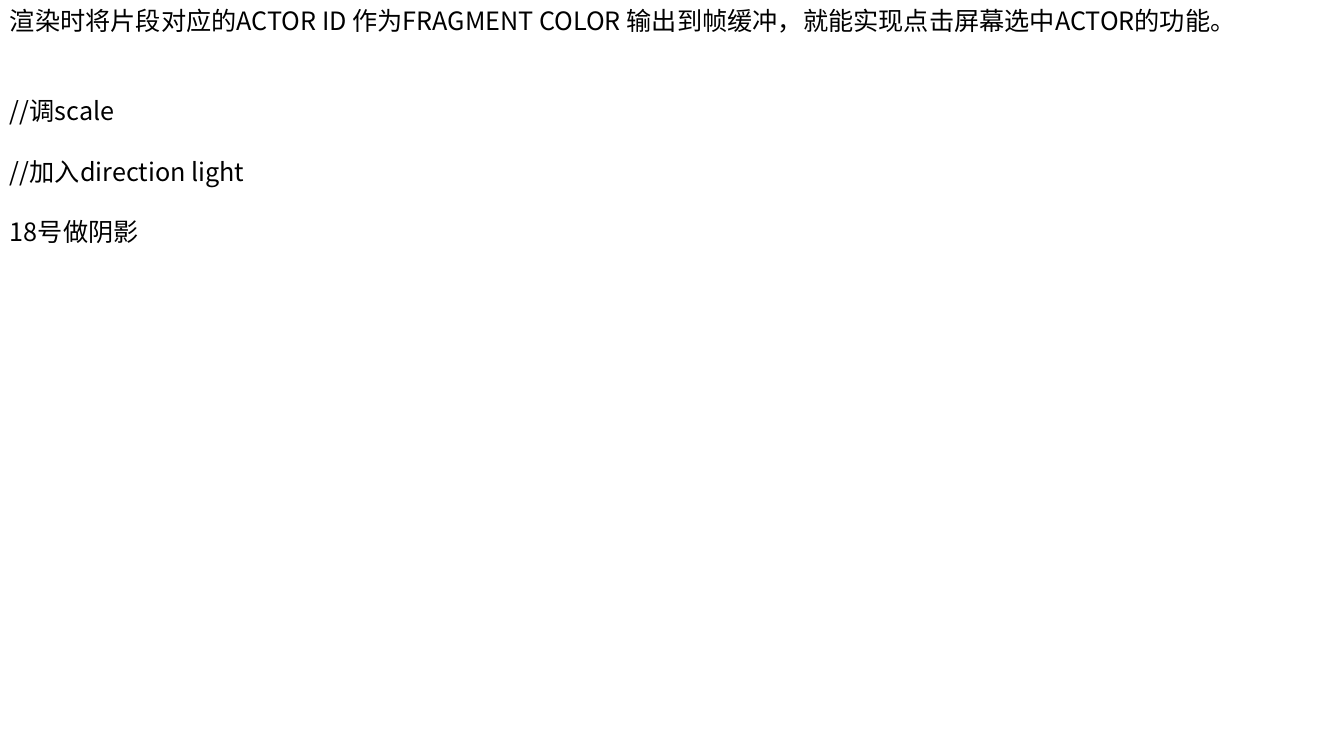
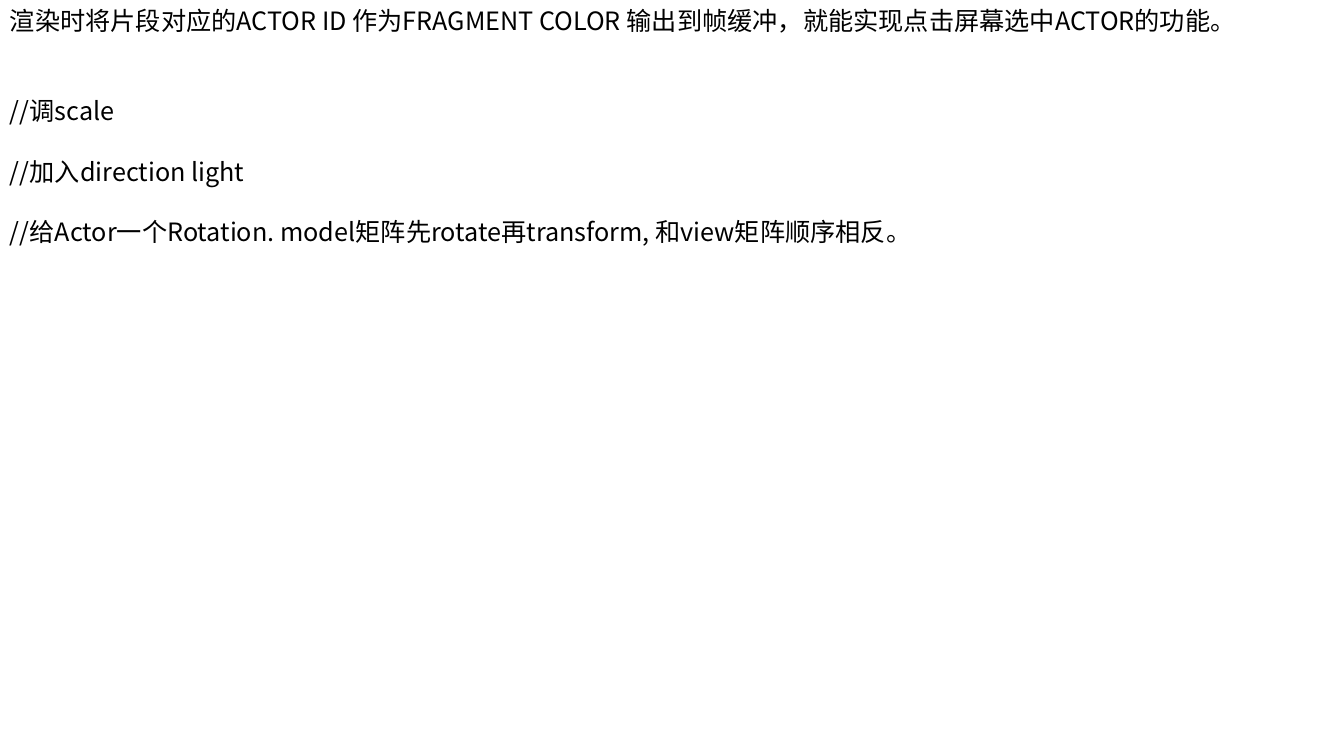
Before and after one commit to huangshansong/Hazel, a slide deck: slide 18 of 未来修改.pptx. Drawn at 1344x756 pixels with LibreOffice and Linux fonts; fonts in the diff are those of the drawing. Boxes give left, top, right and bottom in pixels: in the first picture for what was removed or moved away, otherwise in the second. Text is boxed around its words. In the diff, an @@ line names an element or a change of style, - is before the commit and + after.

```diff
--- a/未来修改.pptx
+++ b/未来修改.pptx
@@ text at <box>10,219,911,246</box>: text changed @@
-18号做阴影
+//给Actor一个Rotation. model矩阵先rotate再transform, 和view矩阵顺序相反。
```
Also in this commit, not shown: 56 other files.
